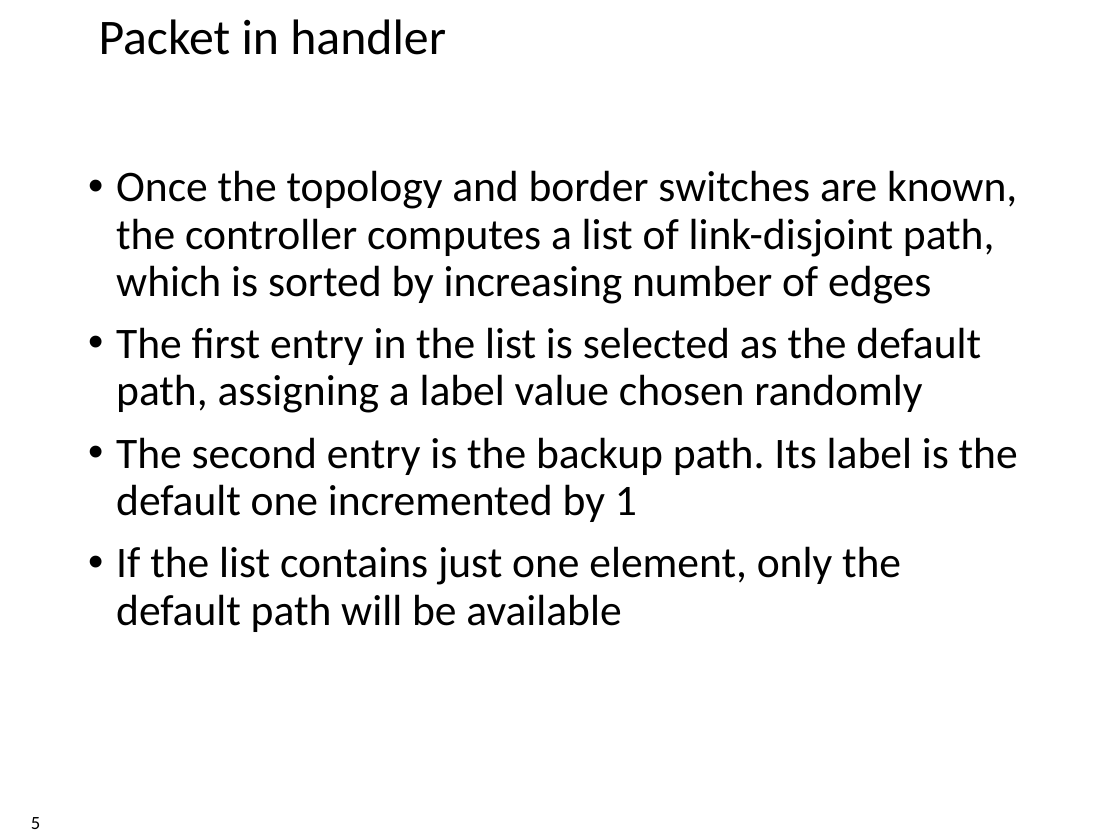
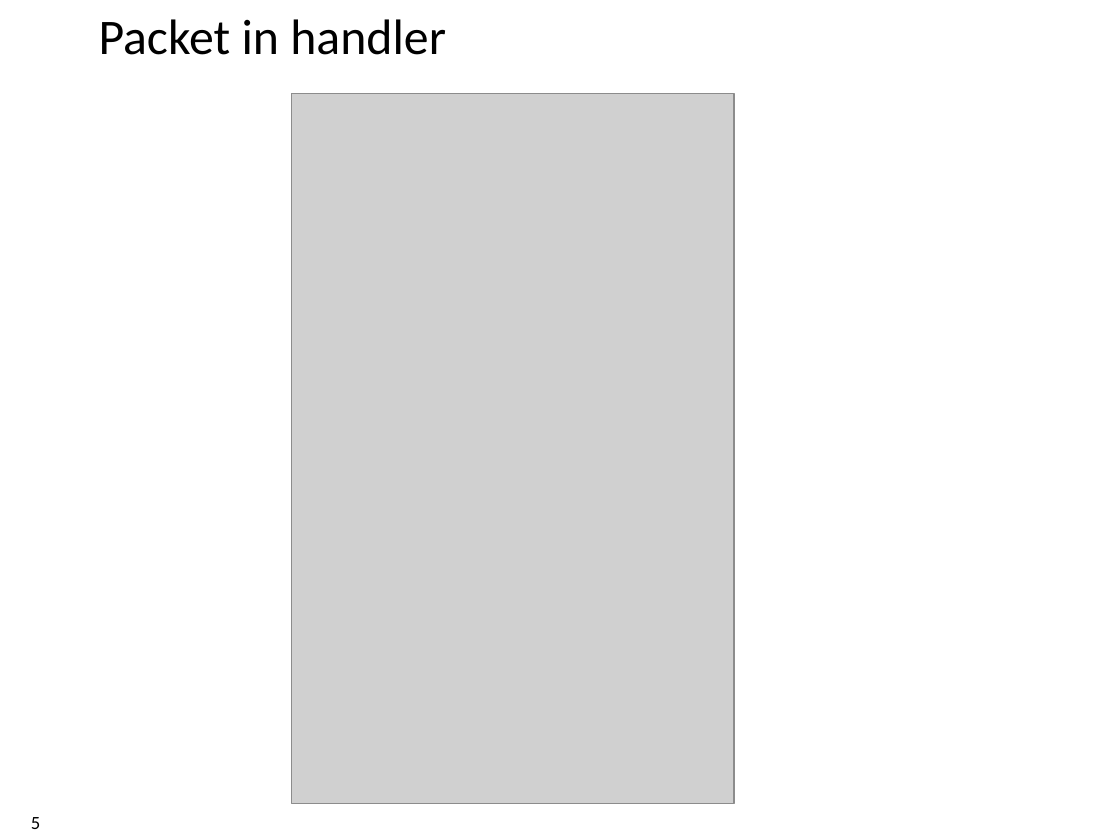
Before and after one commit to xdl907/switching-and-routing-project, a slide deck: slide 5 of template_project_exam__1_.pptx. Drawn at 1120x840 pixels with LibreOffice and Linux fonts; fonts in the diff are those of the drawing; grey boxes stand for pictures; background and template pictures are left out. Boxes give left, top, right and bottom in pixels: in the first picture for what was removed or moved away, otherwise in the second. Text is boxed around its words. In the diff, an @@ line names an element or a change of style, - is before the commit and + after.

```diff
--- a/template_project_exam__1_.pptx
+++ b/template_project_exam__1_.pptx
@@ picture added at (291,93,734,803) @@
@@ text removed at (116,170,1018,632) @@
-• Once the topology and border switches are known, the controller computes a list of link-disjoint path, which is sorted by increasing number of edges
-• The first entry in the list is selected as the default path, assigning a label value chosen randomly
-• The second entry is the backup path. Its label is the default one incremented by 1
-• If the list contains just one element, only the default path will be available
```
Also in this commit, not shown: 5 other slides changed, 1 slide added, 1 slide removed.
